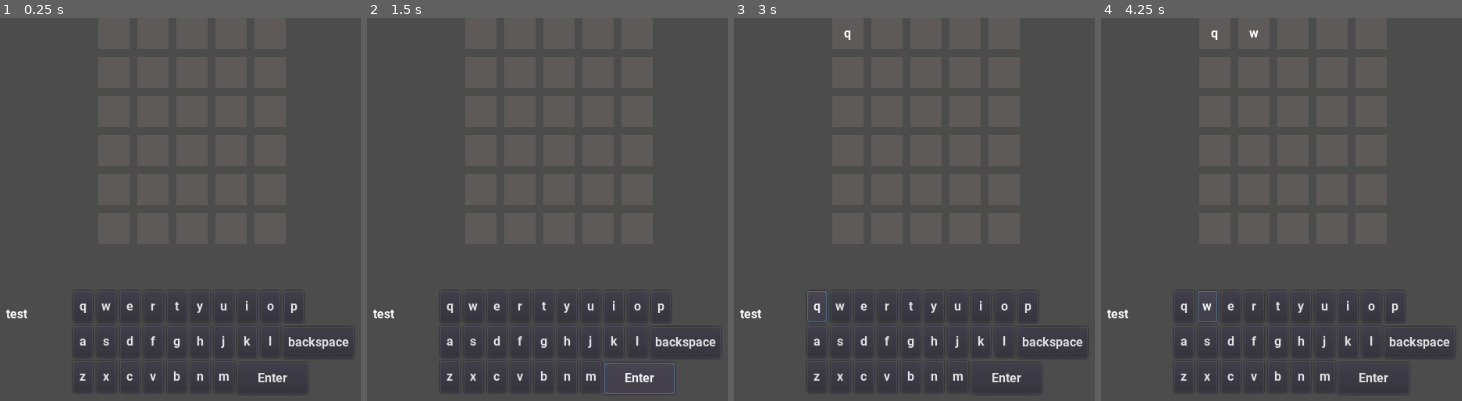
Above: before the commit, frames 1-4 (left to right).
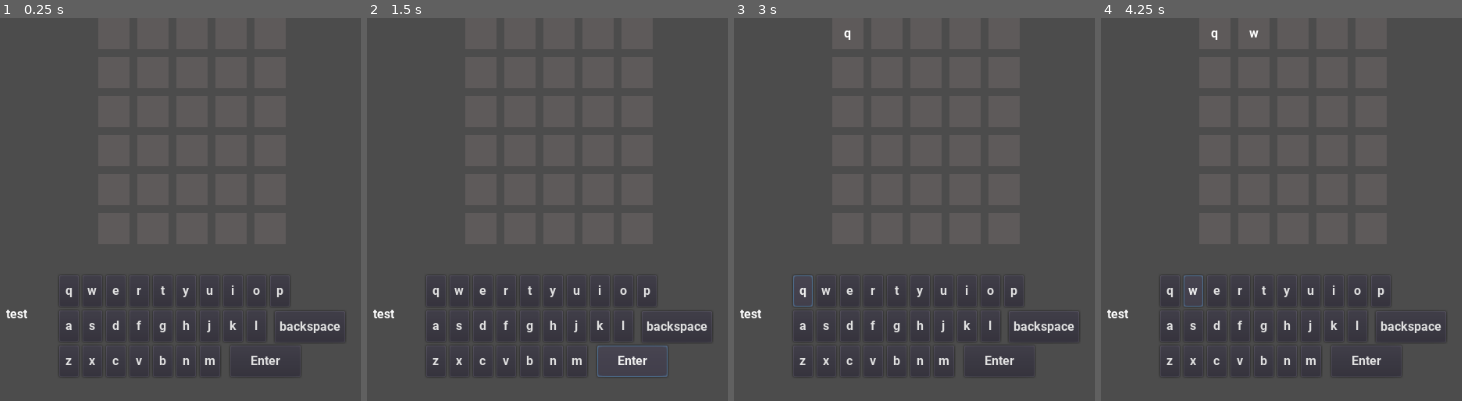
Above: after the commit, the same moments.

Repository: amil-ck/Jujudle
Game: Godot game, scene res://Node2D.tscn
Two runs of this game, one before a commit and one after it. Both use one fixed random seed, a clock stepped at 60 frames per second and the inputs below.
Inputs:
- Up to frame 1 (0.25 s): no input
- Up to frame 2 (1.5 s): click "backspace" at 0.5 s; click "Enter" at 1.25 s
- Up to frame 3 (3 s): click "Enter" at 2 s; click "q" at 2.75 s
- Up to frame 4 (4.25 s): click "w" at 3.5 s

The runs differ from the first frame. In frame 1, 2.5% of the frame differs, in the area x 16-97%, y 69-98%; in frame 2, 2.7%, in the area x 16-97%, y 69-99%; in frame 3, 2.6%; in frame 4, 2.6%.

Commit message:
Button 2

Diff:
--- a/Godot/Main.gd
+++ b/Godot/Main.gd
@@ -50,7 +50,7 @@
 
 var list
 
-var button_inital = Vector2(330, 350)
+var button_inital = Vector2(-150, 50)
 
 var guess = ""
 # Called when the node enters the scene tree for the first time.
@@ -81,14 +81,14 @@
 
 	##########################################################################
 	var button_y = 0
-	var button_x = 0
+	var button_x = -30
 	for i in range(len(letter_list)):
 		if i == 10:
 			button_y = 45
-			button_x = 0
+			button_x = -30
 		elif i == 19:
 			button_y = 90
-			button_x = 0
+			button_x = -30
 
 		button_x += 30
 
@@ -96,7 +96,7 @@
 		button.text = letter_list[i]
 		button.rect_position = button_inital + Vector2(button_x, button_y)
 		button.main = self
-		add_child(button)
+		$CanvasLayer/Buttons.add_child(button)
 
 func enter_letter(letter):
 	if cur_x < x_amount:
--- a/Godot/Node2D.tscn
+++ b/Godot/Node2D.tscn
@@ -12,19 +12,31 @@
 margin_bottom = 390.0
 text = "test"
 
-[node name="backspace" type="Button" parent="."]
-margin_left = 629.0
-margin_top = 396.0
-margin_right = 719.0
-margin_bottom = 436.0
+[node name="CanvasLayer" type="CanvasLayer" parent="."]
+
+[node name="Buttons" type="Control" parent="CanvasLayer"]
+anchor_left = 0.5
+anchor_top = 0.5
+anchor_right = 0.5
+anchor_bottom = 0.5
+margin_left = -20.0
+margin_top = -20.0
+margin_right = 20.0
+margin_bottom = 20.0
+
+[node name="backspace" type="Button" parent="CanvasLayer/Buttons"]
+margin_left = 126.0
+margin_top = 96.0
+margin_right = 216.0
+margin_bottom = 136.0
 text = "backspace"
 
-[node name="enter" type="Button" parent="."]
-margin_left = 570.0
-margin_top = 442.0
-margin_right = 660.0
-margin_bottom = 482.0
+[node name="enter" type="Button" parent="CanvasLayer/Buttons"]
+margin_left = 69.0
+margin_top = 140.0
+margin_right = 159.0
+margin_bottom = 180.0
 text = "Enter"
 
-[connection signal="pressed" from="backspace" to="." method="_on_backspace_pressed"]
-[connection signal="pressed" from="enter" to="." method="_on_enter_pressed"]
+[connection signal="pressed" from="CanvasLayer/Buttons/backspace" to="." method="_on_backspace_pressed"]
+[connection signal="pressed" from="CanvasLayer/Buttons/enter" to="." method="_on_enter_pressed"]
Not shown, changed: Godot/Export/JuJudle.html
Not shown, changed: Godot/Export/JuJudle.pck
Not shown, changed: JuJudle.pck
Not shown, changed: index.html
